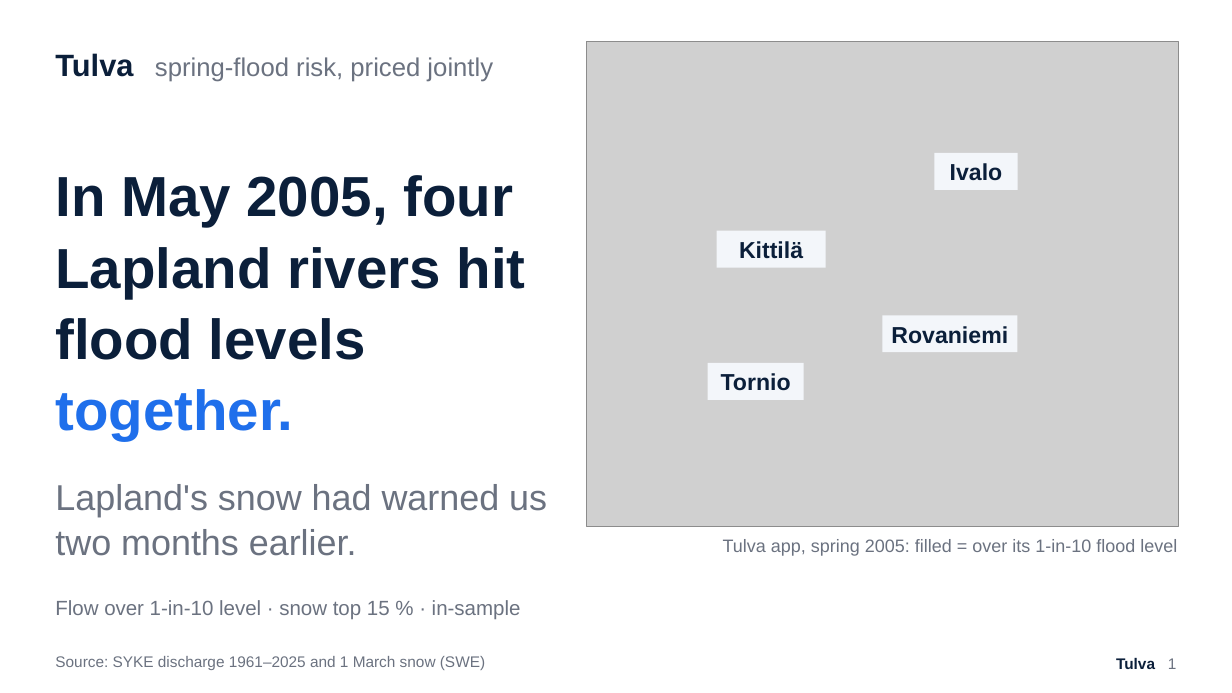
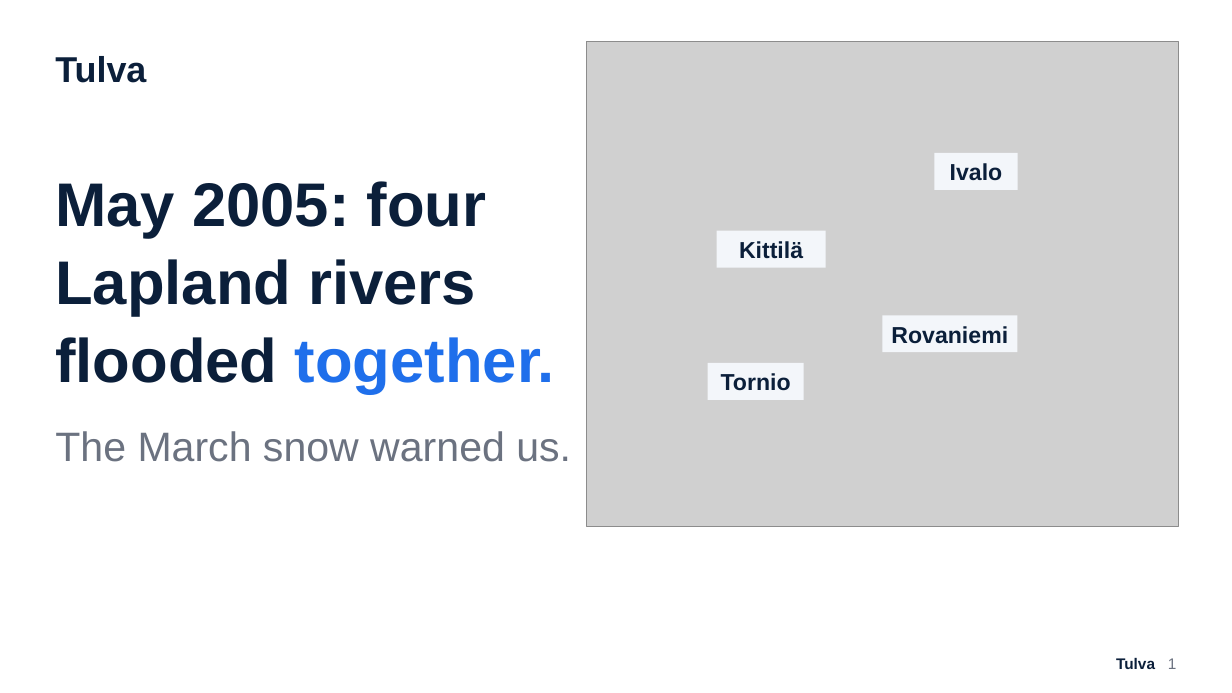
Before and after one commit to Zawaer/tulva, a slide deck: slide 1 of deck/Tulva_QxF2026.pptx. Drawn at 1232x693 pixels with LibreOffice and Linux fonts; fonts in the diff are those of the drawing; grey boxes stand for pictures. Boxes give left, top, right and bottom in pixels: in the first picture for what was removed or moved away, otherwise in the second. Text is boxed around its words. In the diff, an @@ line names an element or a change of style, - is before the commit and + after.

```diff
--- a/deck/Tulva_QxF2026.pptx
+++ b/deck/Tulva_QxF2026.pptx
@@ text at [55, 56, 146, 83]: text changed; size 20 to 28 pt; text colour #6B7280 to #0B1F3A; bold on @@
-Tulva spring-flood risk, priced jointly
+Tulva
@@ text at [55, 181, 555, 393]: text changed; size 44 to 48 pt; text colour #6B7280 to #0B1F3A; bold on @@
-In May 2005, four Lapland rivers hit flood levels together.
-Lapland's snow had warned us two months earlier.
-Flow over 1-in-10 level · snow top 15 % · in-sample
+May 2005: four Lapland rivers flooded together.
@@ text added at [55, 431, 571, 462], 32 pt, text #6B7280 @@
+The March snow warned us.
@@ text removed at [723, 539, 1177, 556] @@
-Tulva app, spring 2005: filled = over its 1-in-10 flood level
@@ text removed at [55, 656, 485, 670] @@
-Source: SYKE discharge 1961–2025 and 1 March snow (SWE)
```
Also in this commit, not shown: 6 other slides changed, 4 slides added, 2 slides removed, 19 other files.
